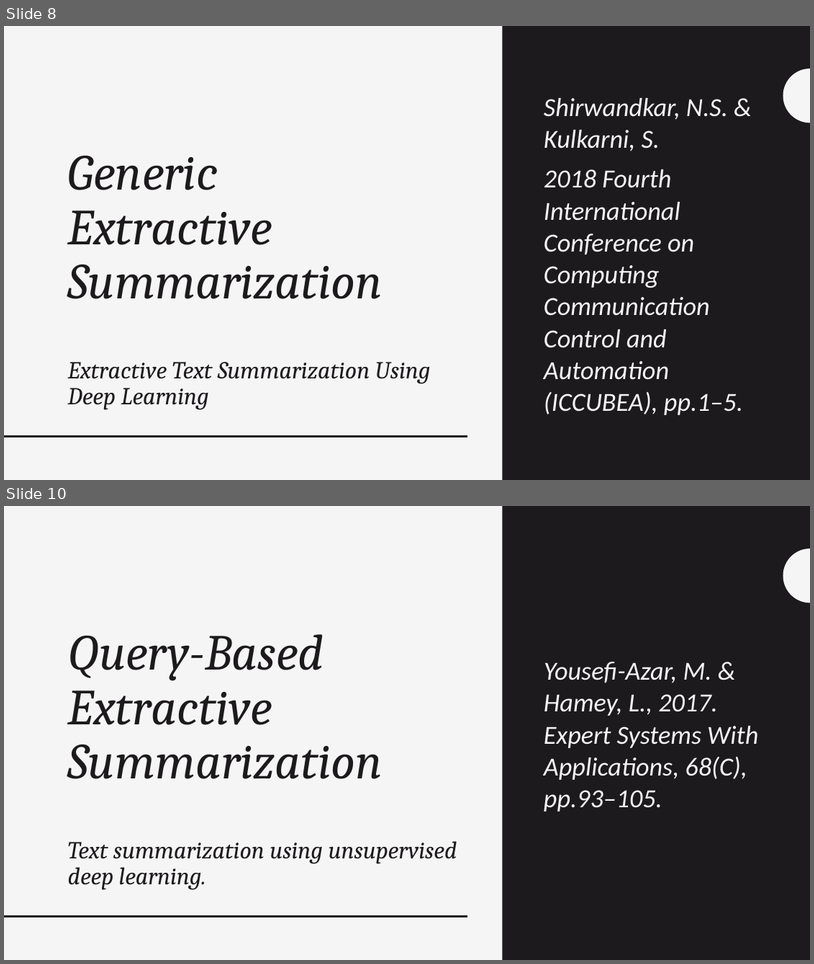
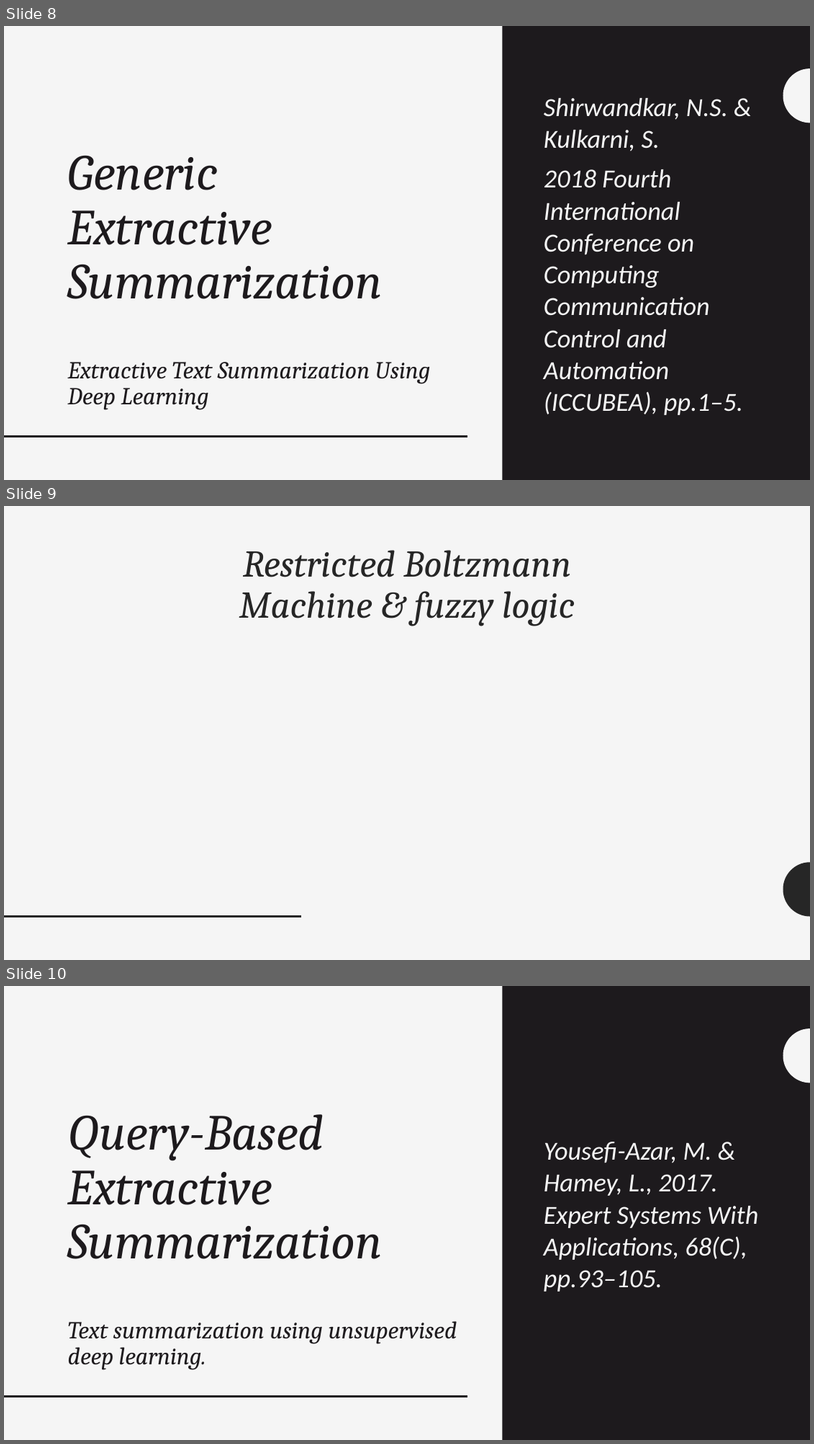
Before and after one commit to mhserry/F21AA, a slide deck: CW2/Submission/Text Summarization.pptx. Shown one above the other, each under a label of ours: slides 8 and 10 before the commit, slides 8, 9 and 10 after it; the slides between them are not shown. The pictures are 814x964 and 814x1444 pixels, drawn with LibreOffice and Linux fonts; fonts in the diff are those of the drawing. Boxes give left, top, right and bottom in pixels: in the first picture for what was removed or moved away, otherwise in the second. Text is boxed around its words. In the diff, an @@ line names an element or a change of style, - is before the commit and + after.

```diff
--- a/CW2/Submission/Text Summarization.pptx
+++ b/CW2/Submission/Text Summarization.pptx
@@ slide 9 added at [4,506,810,960], background #F5F5F5 @@
@@ title added at [239,550,575,626], 45 pt, text #262626, italic @@
+Restricted Boltzmann Machine & fuzzy logic
@@ freeform shape added at [784,862,810,916], fill #262626 @@
@@ line added from (4, 916) to (301, 916), #262626 2 pt @@
```
Also in this commit, not shown: 1 slide changed, 1 slide removed, 1 other file.
